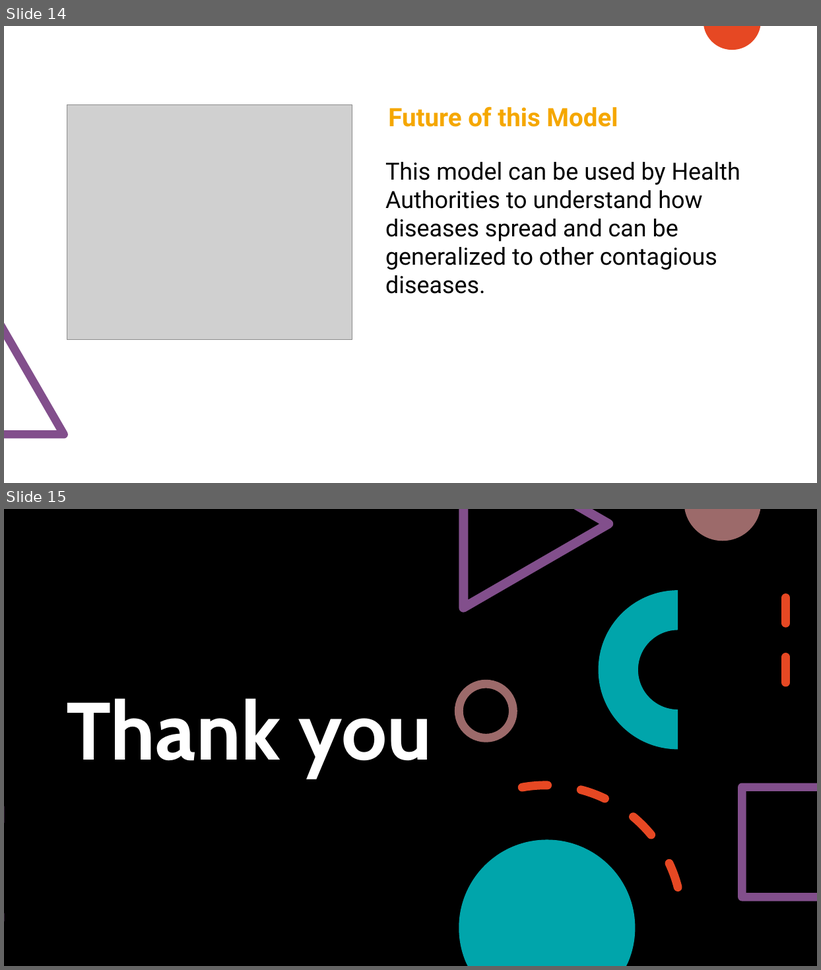
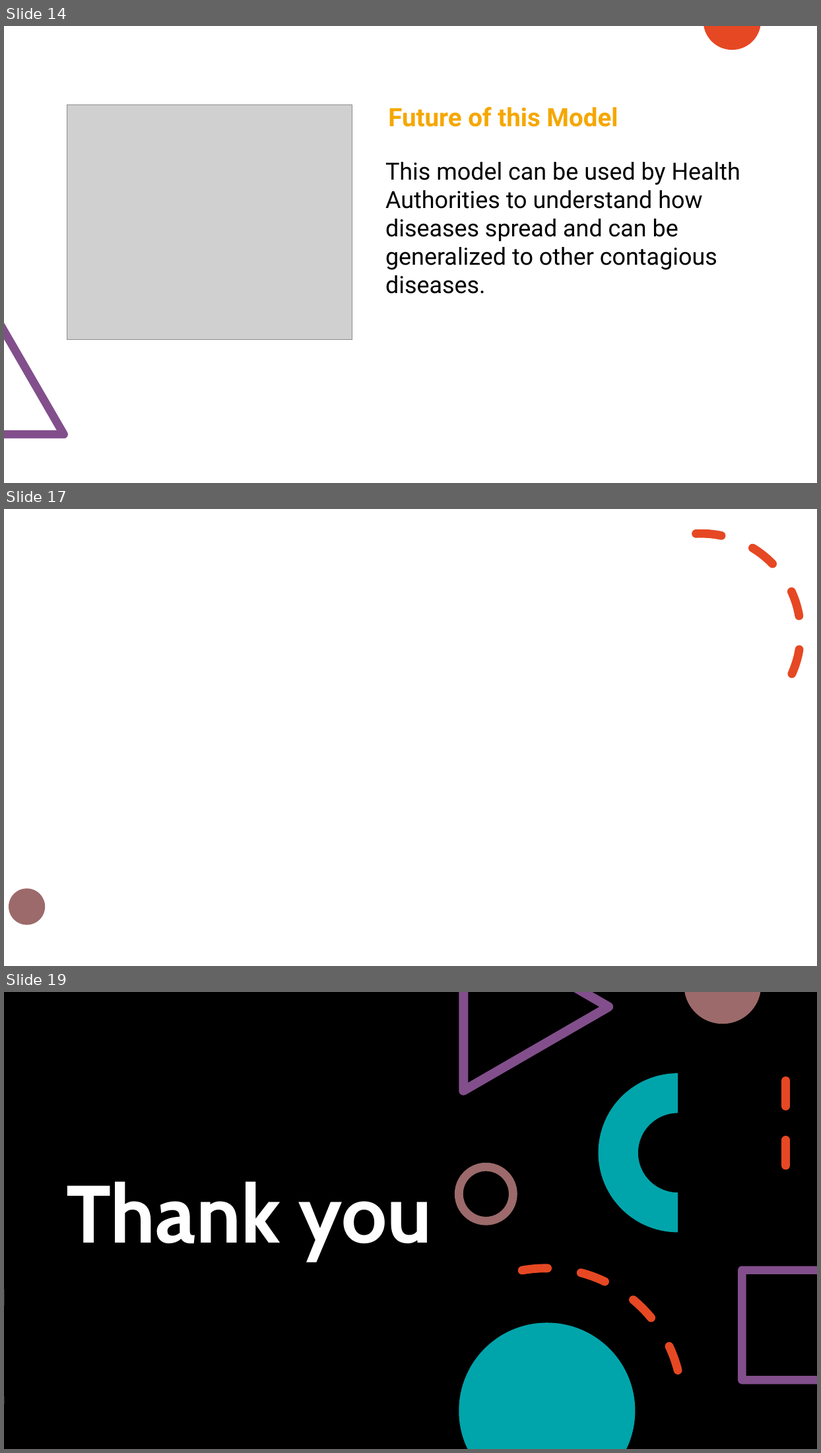
Before and after one commit to javvajiyashwanth/covid-cases-predictor, a slide deck: Presentation.pptx. Shown one above the other, each under a label of ours: slides 14 and 15 before the commit, slides 14, 17 and 19 after it; the slides between them are not shown. The pictures are 821x970 and 821x1453 pixels, drawn with LibreOffice and Linux fonts; fonts in the diff are those of the drawing; grey boxes stand for pictures; background and template pictures are left out. Boxes give left, top, right and bottom in pixels: in the first picture for what was removed or moved away, otherwise in the second. Text is boxed around its words. In the diff, an @@ line names an element or a change of style, - is before the commit and + after.

```diff
--- a/Presentation.pptx
+++ b/Presentation.pptx
@@ slide 17 added at [4,509,817,966], background picture (left out); not listed: 2 template elements that a slide beside it also shows @@
@@ rectangle added at [4,509,817,966], fill #FFFFFF @@
@@ arc (boxed as its full ellipse) added at [597,529,806,738], outline #E64823 10 pt dashed @@
@@ ellipse added at [9,889,46,925], fill #9C6A6A @@
@@ what was slide 15 is now slide 19 @@
```
Also in this commit, not shown: 3 other slides added, 17 other files.
